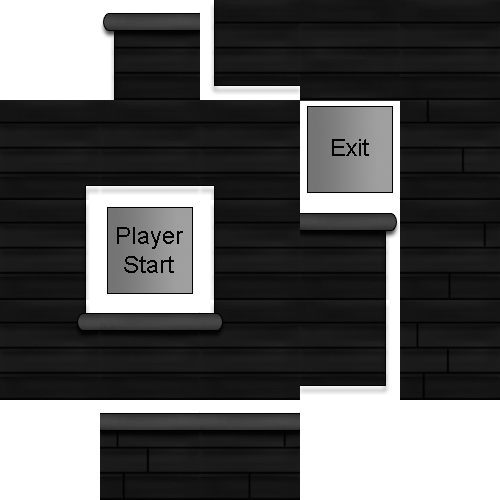
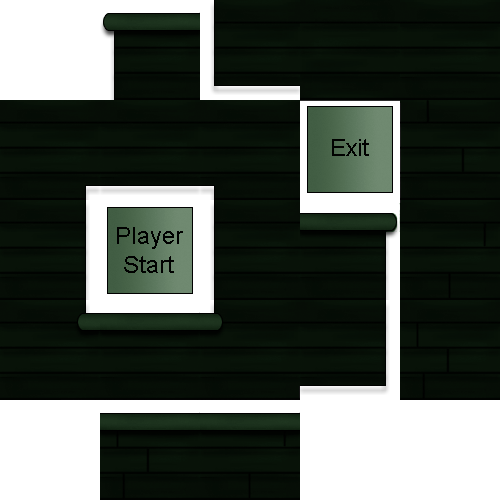
Revision of a layered 500 × 500 image; what changed, layer by layer:
added layer "Filtre cauchemar" (soft light) above "border_b_darkwood_1" over left=0, top=0, right=500, bottom=500
